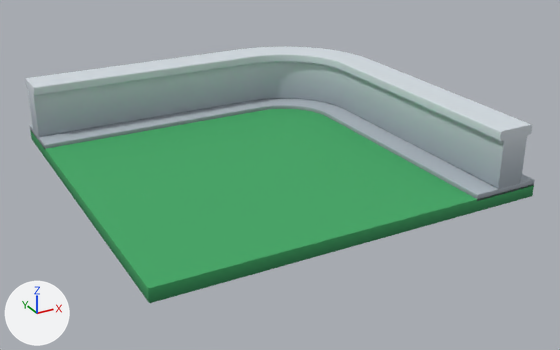
A saved change to the glTF model modelos/parque/losetas/muro_esquina.glb.
Before and after are seen from a 50 mm camera at (-5.34, -10.37, 4.93) aimed at (0.14, -0.4, -0.05). Every picture has the same lights, and +X, +Y and +Z are marked at lower left. The older version comes first.

The first picture shows 'muro_esquina'.
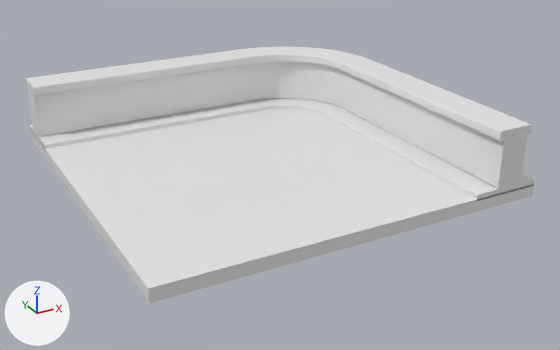
What differs and where, as boxes (x1, y1, x2, y2) in the pictures (560 x 350 px):
'muro_esquina', recoloured (lighter): (25, 46, 535, 303) in both

Diff of the bpy script that builds the scene:
```diff
--- a/modelos/parque/losetas/muro_esquina.glb.py
+++ b/modelos/parque/losetas/muro_esquina.glb.py
@@ me_muro_esquina @@
 me_muro_esquina.from_pydata(...)  # 548 vertices, 1084 faces; spans x -3.0..3.0, y -3.0..3.0, z 0.0..1.17
-me_muro_esquina.materials.append(mat_parque)
```
